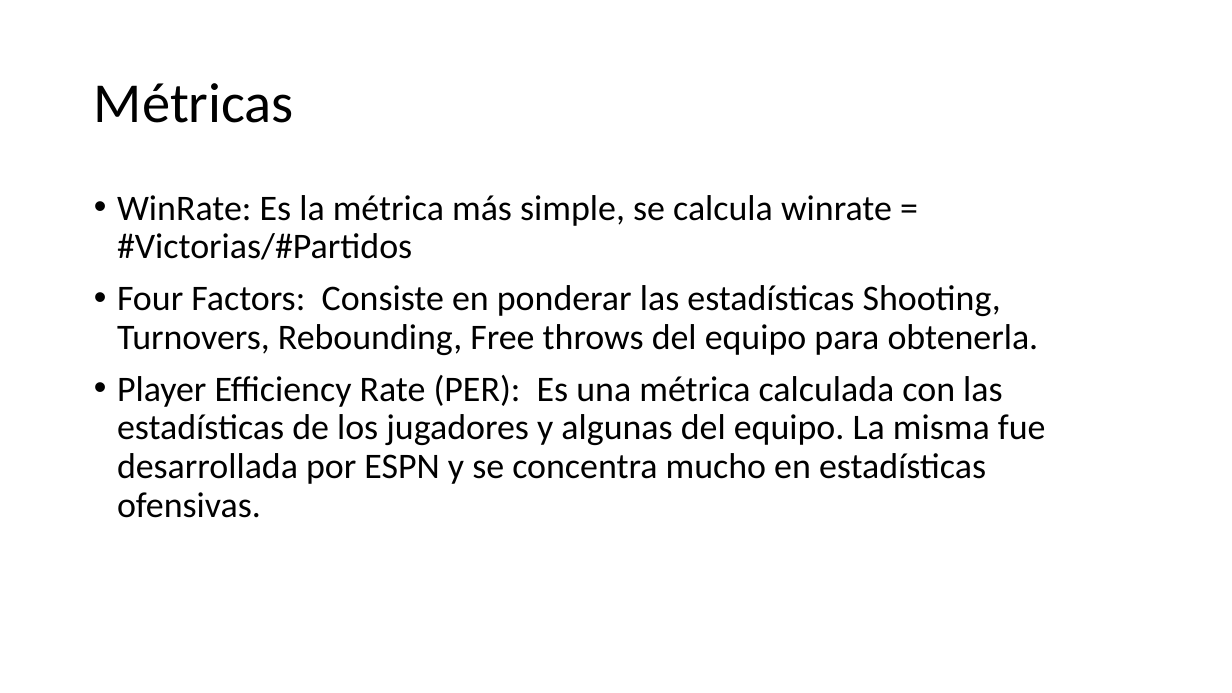
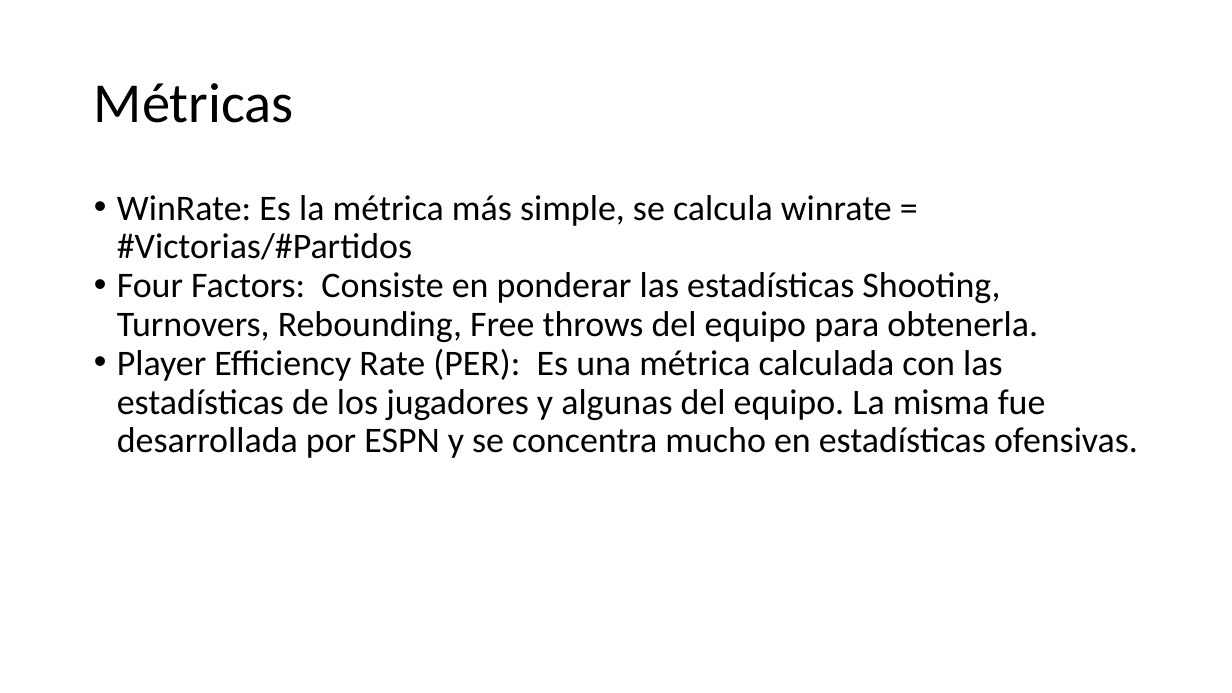
Before and after one commit to mnsantos/metnum-tp3, a slide deck: slide 3 of presentacion/MetnumBall.pptx. Drawn at 1232x693 pixels with LibreOffice and Linux fonts; fonts in the diff are those of the drawing. Boxes give left, top, right and bottom in pixels: in the first picture for what was removed or moved away, otherwise in the second. Text is boxed around its words. In the diff, an @@ line names an element or a change of style, - is before the commit and + after.

```diff
--- a/presentacion/MetnumBall.pptx
+++ b/presentacion/MetnumBall.pptx
@@ text "WinRate: Es la métrica más ..." at [117,195,1138,458]: less space between paragraphs @@
```
Also in this commit, not shown: 8 other slides changed, 1 slide removed.
